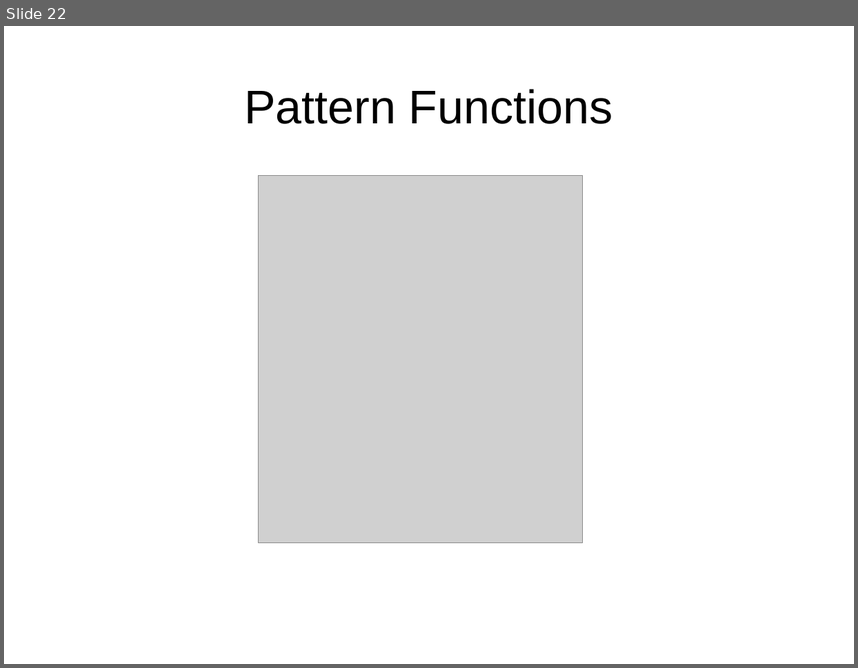
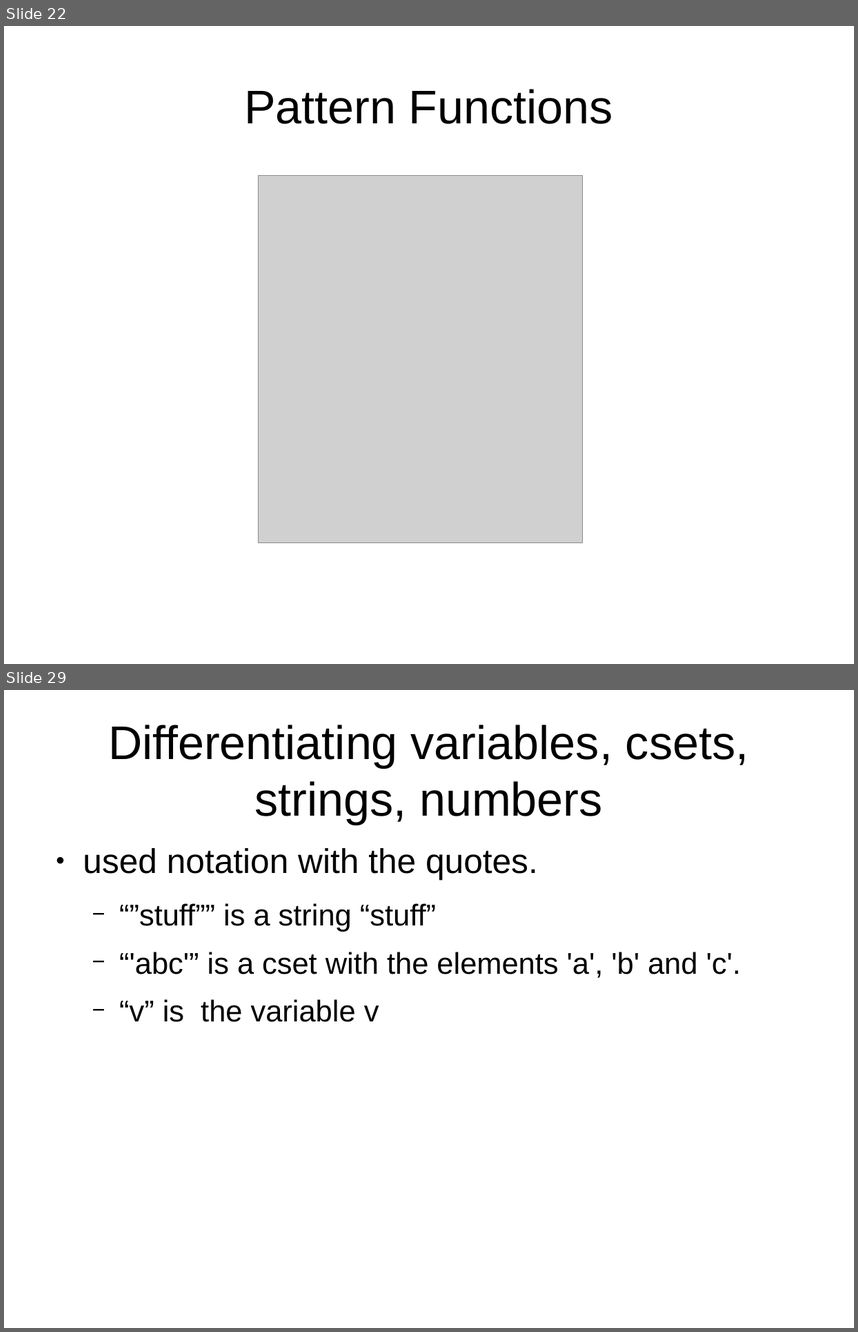
Before and after one commit to johngoettsche/Thesis, a slide deck: ThesisDefense.odp. Shown one above the other, each under a label of ours: slide 22 before the commit, slides 22 and 29 after it; the slides between them are not shown. The pictures are 858x668 and 858x1332 pixels, drawn with LibreOffice and Linux fonts; fonts in the diff are those of the drawing; grey boxes stand for pictures. Boxes give left, top, right and bottom in pixels: in the first picture for what was removed or moved away, otherwise in the second. Text is boxed around its words. In the diff, an @@ line names an element or a change of style, - is before the commit and + after.

```diff
--- a/ThesisDefense.odp
+++ b/ThesisDefense.odp
@@ slide 29 added at [4, 690, 854, 1328], background #FFFFFF @@
@@ title added at [108, 724, 749, 824], 44 pt, text #000000 @@
+Differentiating variables, csets, strings, numbers
@@ text added at [83, 848, 741, 1022], 28 pt, text #000000 @@
+● used notation with the quotes.
+  − “”stuff”” is a string “stuff”
+  − “'abc'” is a cset with the elements 'a', 'b' and 'c'.
+  − “v” is the variable v
```
Also in this commit, not shown: 5 slides changed, 13 other slides added, 2 slides removed, 1 other file.
